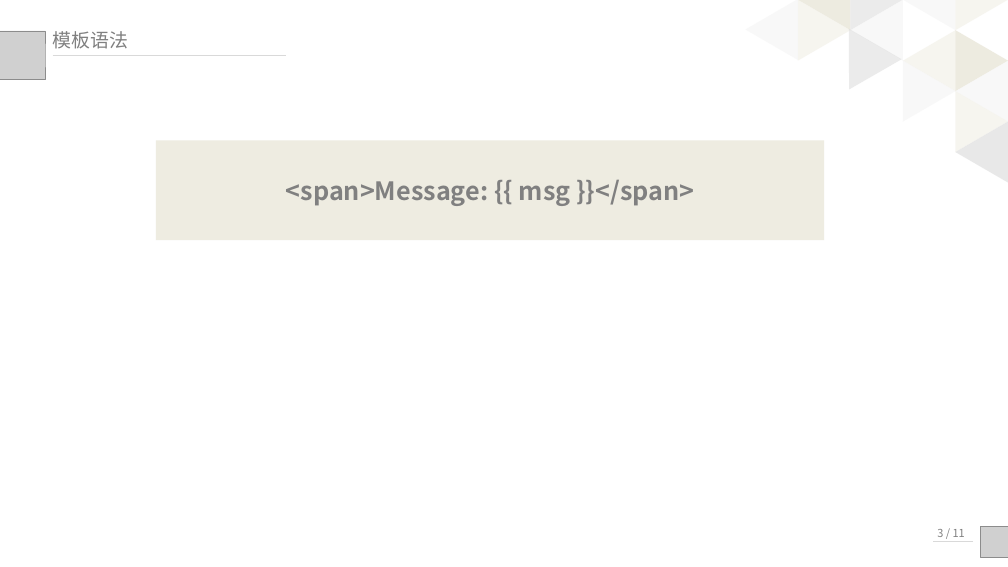
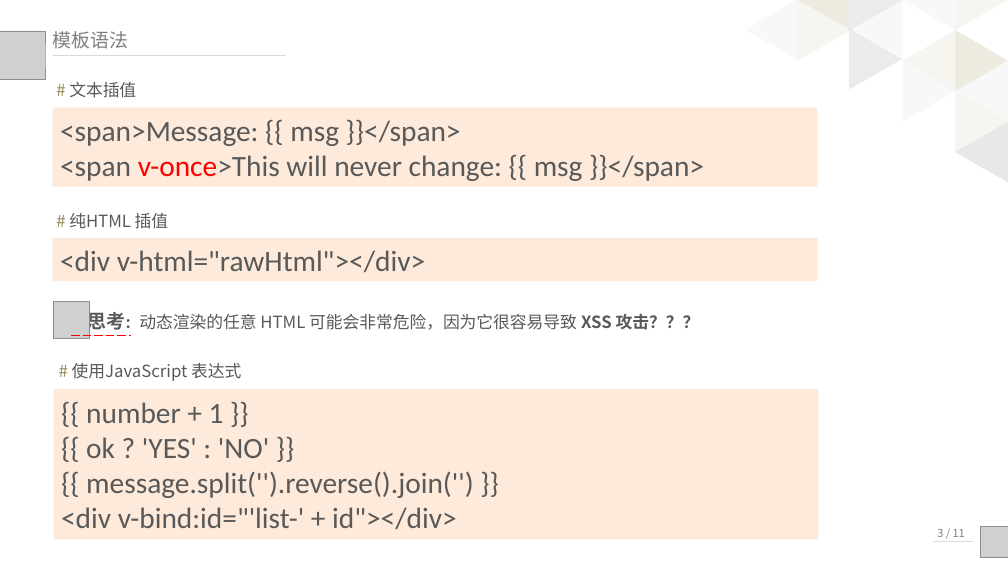
Before and after one commit to palmerye/Vue-Classroom, a slide deck: slide 6 of Presentation/Vue入门.pptx (slide 5 before the commit). Drawn at 1008x567 pixels with LibreOffice and Linux fonts; fonts in the diff are those of the drawing; grey boxes stand for pictures. Boxes give left, top, right and bottom in pixels: in the first picture for what was removed or moved away, otherwise in the second. Text is boxed around its words. In the diff, an @@ line names an element or a change of style, - is before the commit and + after.

```diff
--- a/Presentation/Vue入门.pptx
+++ b/Presentation/Vue入门.pptx
@@ text added at (x1=69, y1=82, x2=136, y2=98), 16 pt, text #595959 @@
+# 文本插值
@@ rectangle "<span>Message: {{ msg }}</span>" resized from (x1=156, y1=141, x2=824, y2=240) to (x1=53, y1=108, x2=817, y2=187) @@
@@ rectangle "<span>Message: {{ msg }}</span>" at (x1=53, y1=108, x2=817, y2=187): fill #EEECE1 to #FDEADA @@
@@ text in rectangle at (x1=60, y1=120, x2=461, y2=146): size 24 to 28 pt, font Noto Sans CJK SC to Calibri, text colour #808080 to #595959, bold off in "<span>Message: {{ msg }}</span>"; alignment centre to left @@
@@ text in rectangle at (x1=60, y1=155, x2=704, y2=181): paragraph added @@
+<span v-once>This will never change: {{ msg }}</span>
@@ rectangle added at (x1=53, y1=238, x2=817, y2=281), fill #FDEADA, 28 pt, text #595959 @@
+<div v-html="rawHtml"></div>
@@ text added at (x1=69, y1=213, x2=169, y2=229), 16 pt, text #595959 @@
+# 纯HTML 插值
@@ picture added at (x1=54, y1=302, x2=90, y2=338) @@
@@ text added at (x1=88, y1=308, x2=700, y2=333), 16 pt, text #595959 @@
+思考: 动态渲染的任意 HTML 可能会非常危险，因为它很容易导致 XSS 攻击？？？
@@ line added from (71, 335) to (131, 335), #FF0000 1 pt dashed @@
@@ rectangle added at (x1=54, y1=389, x2=818, y2=540), fill #FDEADA, 28 pt, text #595959 @@
+{{ number + 1 }}
+{{ ok ? 'YES' : 'NO' }}
+{{ message.split('').reverse().join('') }}
+<div v-bind:id="'list-' + id"></div>
@@ text added at (x1=72, y1=363, x2=241, y2=381), 16 pt, text #595959 @@
+# 使用JavaScript 表达式
```
Also in this commit, not shown: 2 other slides changed, 3 slides added.
